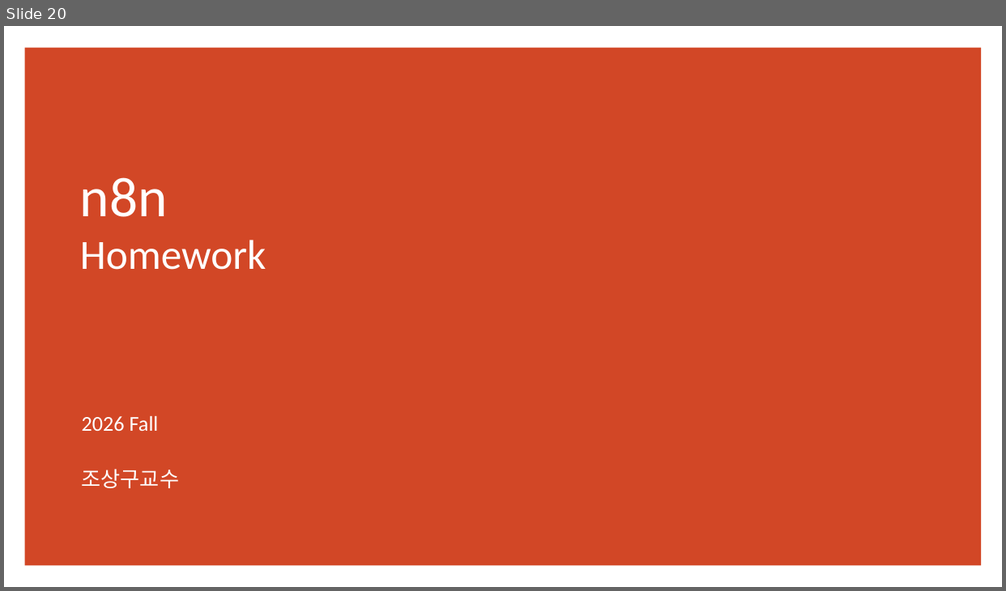
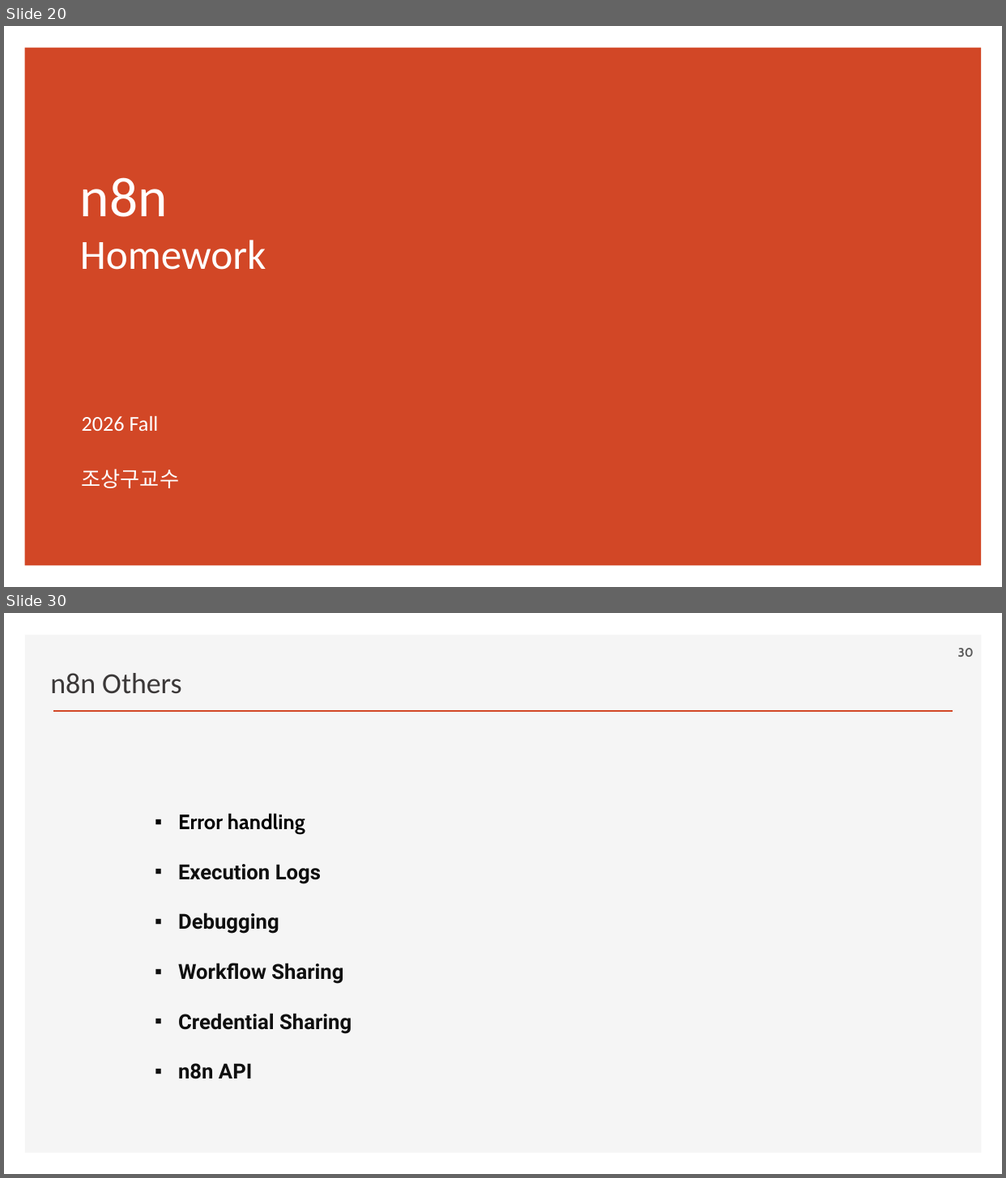
Before and after one commit to ancestor9/2026_Fall_Learning-Langchain-AI-Agent, a slide deck: PPTs/04_AI Workflow_n8n.pptx. Shown one above the other, each under a label of ours: slide 20 before the commit, slides 20 and 30 after it; the slides between them are not shown. The pictures are 1006x591 and 1006x1178 pixels, drawn with LibreOffice and Linux fonts; fonts in the diff are those of the drawing; background and template pictures are left out. Boxes give left, top, right and bottom in pixels: in the first picture for what was removed or moved away, otherwise in the second. Text is boxed around its words. In the diff, an @@ line names an element or a change of style, - is before the commit and + after.

```diff
--- a/PPTs/04_AI Workflow_n8n.pptx
+++ b/PPTs/04_AI Workflow_n8n.pptx
@@ slide 30 added at (4, 613, 1002, 1174), background #FFFFFF @@
@@ rectangle added at (25, 635, 982, 1153), fill #F5F5F5 @@
@@ page number added at (958, 648, 974, 657), 12 pt, text #595959, bold @@
+30
@@ text added at (50, 673, 181, 694), 28 pt, text #3B3838 @@
+n8n Others
@@ line added from (53, 711) to (953, 711), #D24726 2 pt @@
@@ text added at (178, 813, 351, 1080), 20 pt, text #0F0F0F, bold @@
+▪ Error handling
+▪ Execution Logs
+▪ Debugging
+▪ Workflow Sharing
+▪ Credential Sharing
+▪ n8n API
```
Also in this commit, not shown: 5 slides changed, 9 other slides added.
